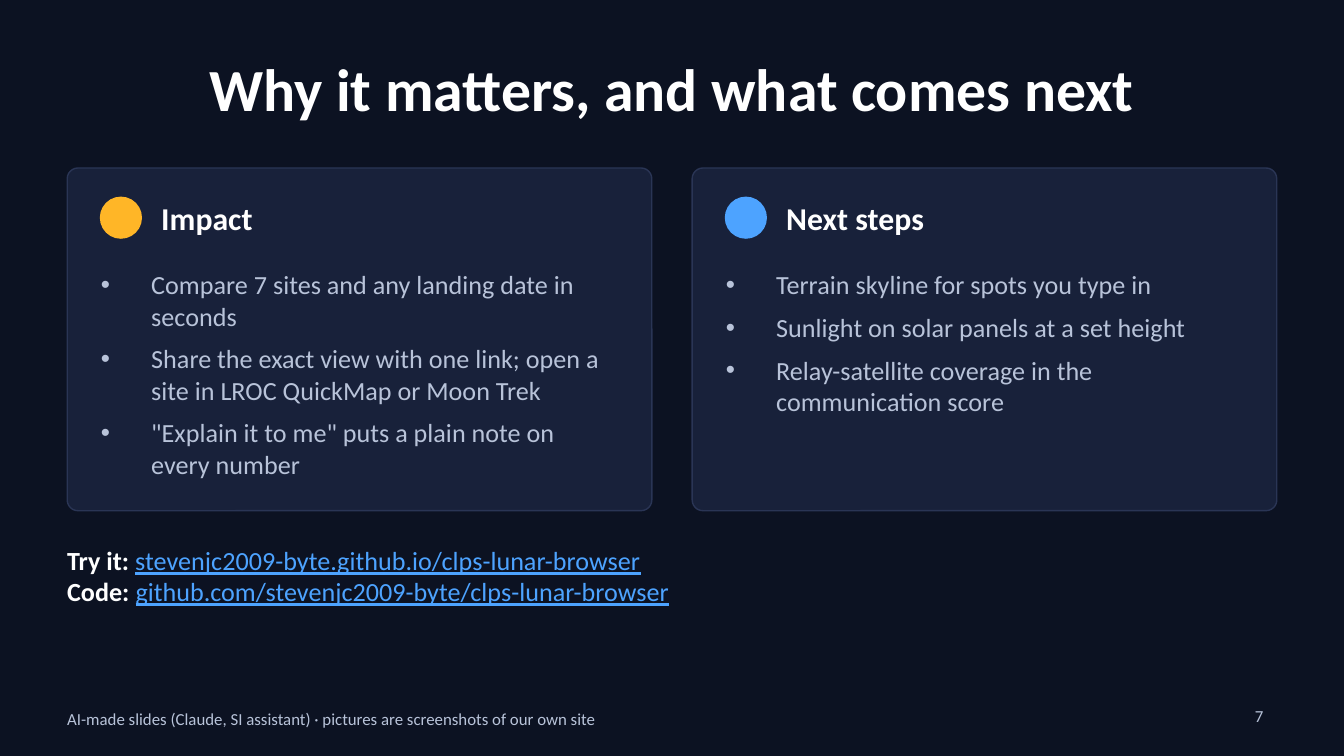
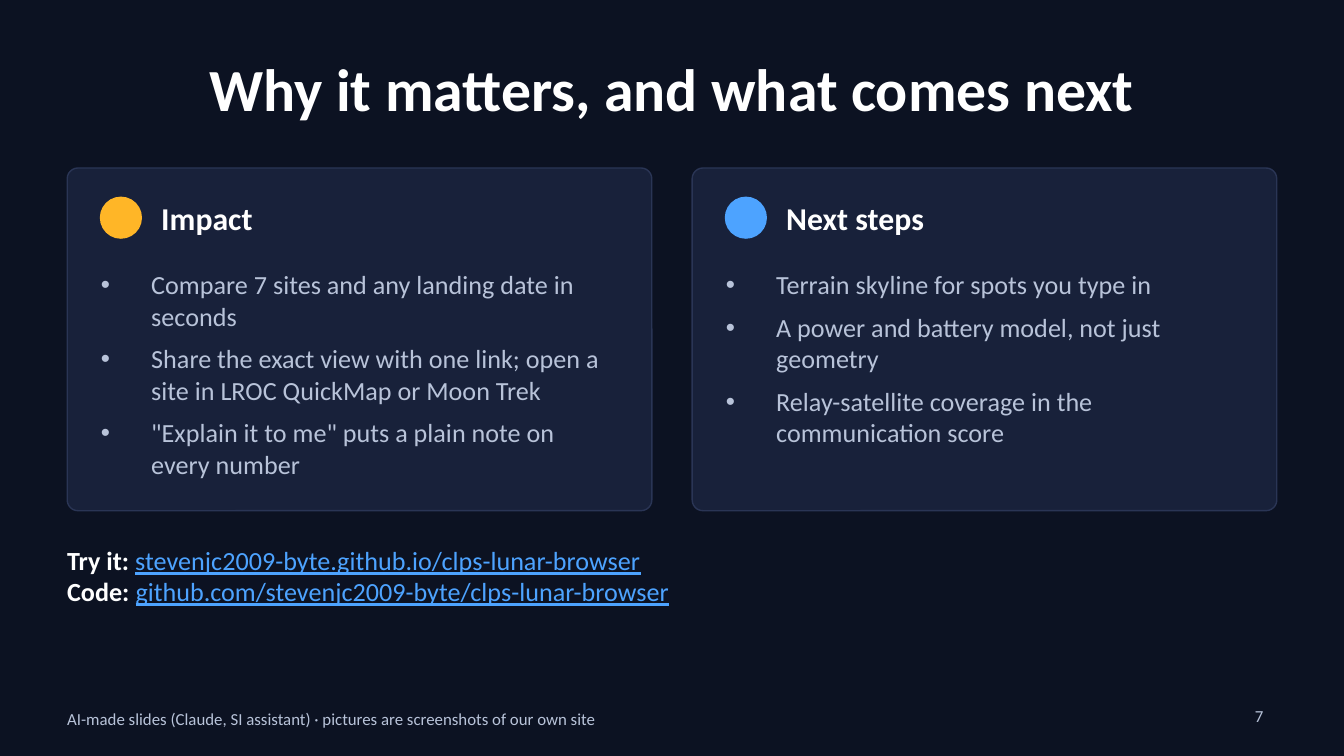
Before and after one commit to stevenjc2009-byte/clps-lunar-browser, a slide deck: slide 7 of docs/slides.pptx. Drawn at 1344x756 pixels with LibreOffice and Linux fonts; fonts in the diff are those of the drawing. Boxes give left, top, right and bottom in pixels: in the first picture for what was removed or moved away, otherwise in the second. Text is boxed around its words. In the diff, an @@ line names an element or a change of style, - is before the commit and + after.

```diff
--- a/docs/slides.pptx
+++ b/docs/slides.pptx
@@ text at [776,319,1161,373]: text changed @@
-• Sunlight on solar panels at a set height
+• A power and battery model, not just geometry
```
Also in this commit, not shown: 14 other files.
